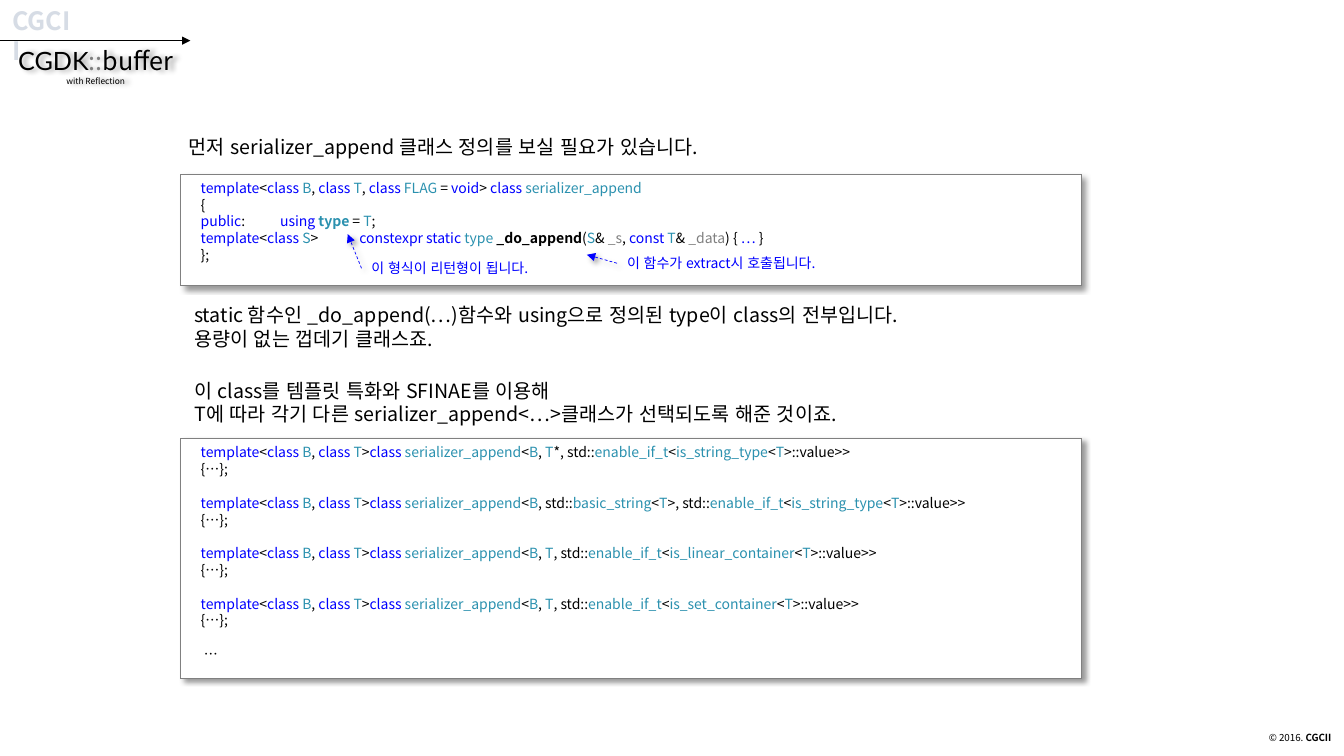
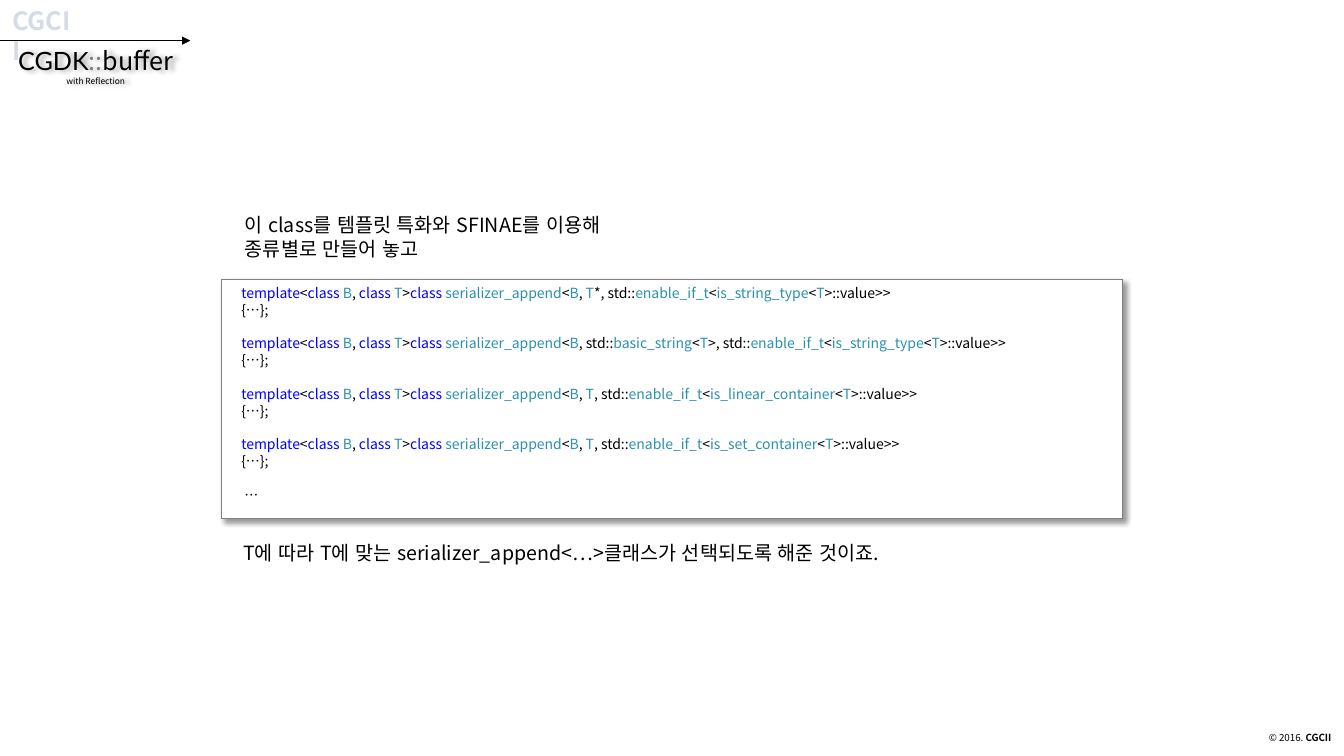
Before and after one commit to CGLabs/CGDK.buffer, a slide deck: slide 84 of C++/document/intruduce_CGDK.buffer.pptx (slide 82 before the commit). Drawn at 1344x756 pixels with LibreOffice and Linux fonts; fonts in the diff are those of the drawing. Boxes give left, top, right and bottom in pixels: in the first picture for what was removed or moved away, otherwise in the second. Text is boxed around its words. In the diff, an @@ line names an element or a change of style, - is before the commit and + after.

```diff
--- a/C++/document/intruduce_CGDK.buffer.pptx
+++ b/C++/document/intruduce_CGDK.buffer.pptx
@@ text removed at (189,137,698,159) @@
-먼저 serializer_append 클래스 정의를 보실 필요가 있습니다.
@@ rectangle removed at (180,174,1082,285) @@
-template<class B, class T, class FLAG = void> class serializer_append
-{
-public: using type = T;
-template<class S> constexpr static type _do_append(S& _s, const T& _data) { … }
-};
@@ text at (245,215,600,258): text changed @@
-이 class를 템플릿 특화와 SFINAE를 이용해
-T에 따라 각기 다른 serializer_append<…>클래스가 선택되도록 해준 것이죠.
+이 class를 템플릿 특화와 SFINAE를 이용해
+종류별로 만들어 놓고
@@ arrow removed from (362, 268) to (348, 234) @@
@@ text removed at (371,261,528,274) @@
-이 형식이 리턴형이 됩니다.
@@ arrow removed from (617, 263) to (587, 255) @@
@@ text removed at (627,256,815,269) @@
-이 함수가 extract시 호출됩니다.
@@ rectangle "template<class B, class T>class serializer_append<B, ...": place and size @@
-rectangle "template<class B, class T>class serializer_append<B, ..." at (180,439,1082,679)
+rectangle "template<class B, class T>class serializer_append<B, ..." at (222,279,1123,519)
@@ text removed at (194,305,898,348) @@
-static 함수인 _do_append(…)함수와 using으로 정의된 type이 class의 전부입니다.
-용량이 없는 껍데기 클래스죠.
@@ text added at (243,543,879,565), 14 pt, text #000000 @@
+T에 따라 T에 맞는 serializer_append<…>클래스가 선택되도록 해준 것이죠.
```
Also in this commit, not shown: 24 other slides changed, 2 slides added, 1 other file.
